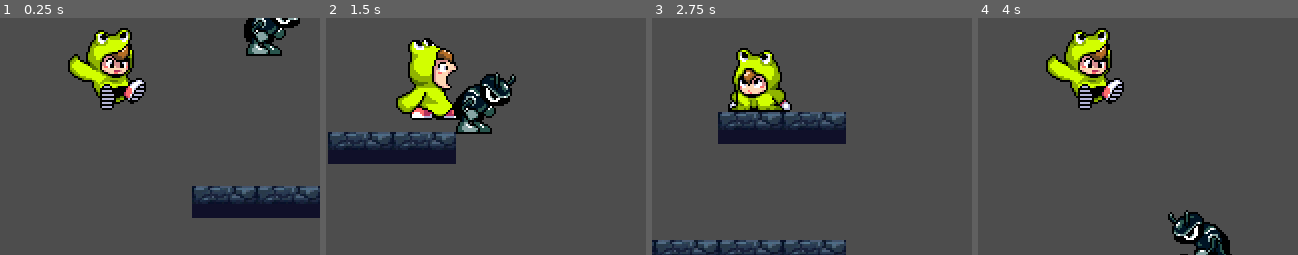
Above: before the commit, frames 1-4 (left to right).
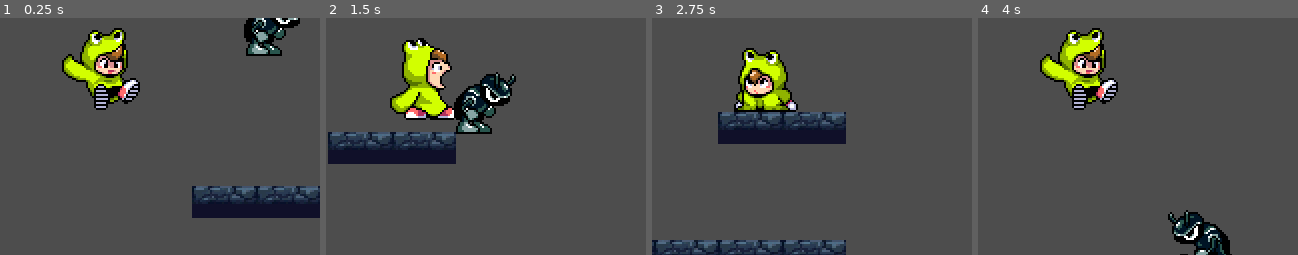
Above: after the commit, the same moments.

Repository: BlueElectric05/codename-kero
Game: Godot game, scene res://Scenes/Level/test.tscn
The game is run twice, just before and just after one commit, with the same random seed, the same clock (stepped at 60 frames per second) and the same inputs.
Inputs:
- Up to frame 1 (0.25 s): no input
- Up to frame 2 (1.5 s): hold Down (kneel) 0.53-1.28 s; hold Right (right) from 0.53 s (still down); tap A (hop) at 0.77 s; tap S (lick) at 1.35 s
- Up to frame 3 (2.75 s): tap A (hop) at 1.52 s; release Right (right) at 2.03 s; hold Left (left) from 2.03 s (still down); hold Down (kneel) from 2.03 s (still down)
- Up to frame 4 (4 s): release Left (left) at 2.78 s; release Down (kneel) at 2.78 s; hold Right (right) from 2.78 s (still down); tap S (lick) at 2.85 s; tap A (hop) at 3.02, 3.77 s; hold Down (kneel) from 3.53 s (still down)
The pictures show only the part of the screen within x 33-83%, y 42-92%; the shares and areas given below are measured in that part.

The runs differ from the first frame. In frame 1, 4.2% of the frame differs, in the area x 19-46%, y 4-39%; in frame 2, 3.6%; in frame 3, 3.3%; in frame 4, 4.2%.

Commit message:
added death animation (buggy)

Diff:
--- a/Global/global.gd
+++ b/Global/global.gd
@@ -2,4 +2,3 @@
 
 var totalscore = 0
 var life = 3
-var cur_state = 0
--- a/Scenes/Effects/Particles.tscn
+++ b/Scenes/Effects/Particles.tscn
@@ -48,3 +48,22 @@
 initial_velocity_max = 10.0
 anim_speed_min = 1.0
 anim_speed_max = 1.0
+
+[node name="dustsplode" type="CPUParticles2D" parent="." unique_id=1250378629]
+z_index = 1
+material = SubResource("CanvasItemMaterial_hvhbh")
+emitting = false
+amount = 4
+texture = ExtResource("2_4uk3o")
+one_shot = true
+speed_scale = 5.0
+explosiveness = 0.39
+use_fixed_seed = true
+seed = 3039789105
+emission_shape = 2
+emission_sphere_radius = 20.91
+gravity = Vector2(0, 0)
+initial_velocity_min = 20.0
+initial_velocity_max = 20.0
+anim_speed_min = 1.0
+anim_speed_max = 1.0
--- a/Scenes/Effects/particles.gd
+++ b/Scenes/Effects/particles.gd
@@ -3,6 +3,7 @@
 @onready var dust = $dust
 @onready var dust2 = $dust2
 @onready var charge = $charge
+@onready var dustsplode = $dustsplode
 
 func play_effect(effect_name: String, position: Vector2):
 	var effect: Node2D = null
@@ -14,6 +15,8 @@
 			effect = dust2
 		"charge":
 			effect = charge
+		"dustsplode":
+			effect = dustsplode
 
 	if effect:
 		effect.global_position = position
--- a/Scenes/Entities/Player.tscn
+++ b/Scenes/Entities/Player.tscn
@@ -162,6 +162,35 @@
 "transitions": PackedFloat32Array(1, 1),
 "update": 1,
 "values": [7, 8]
+}
+
+[sub_resource type="Animation" id="Animation_46t5s"]
+resource_name = "death"
+length = 0.550005
+step = 0.05
+tracks/0/type = "value"
+tracks/0/imported = false
+tracks/0/enabled = true
+tracks/0/path = NodePath(".:frame")
+tracks/0/interp = 1
+tracks/0/loop_wrap = true
+tracks/0/keys = {
+"times": PackedFloat32Array(0, 0.05, 0.15, 0.25, 0.3, 0.35, 0.45),
+"transitions": PackedFloat32Array(1, 1, 1, 1, 1, 1, 1),
+"update": 1,
+"values": [27, 28, 29, 30, 29, 30, 31]
+}
+tracks/1/type = "value"
+tracks/1/imported = false
+tracks/1/enabled = true
+tracks/1/path = NodePath(".:visible")
+tracks/1/interp = 1
+tracks/1/loop_wrap = true
+tracks/1/keys = {
+"times": PackedFloat32Array(0, 0.55),
+"transitions": PackedFloat32Array(1, 1),
+"update": 1,
+"values": [true, false]
 }
 
 [sub_resource type="Animation" id="Animation_km4ui"]
@@ -261,6 +290,7 @@
 &"bloated_walk": SubResource("Animation_td8ue"),
 &"charging": SubResource("Animation_0pa8p"),
 &"crouch": SubResource("Animation_ynt0t"),
+&"death": SubResource("Animation_46t5s"),
 &"fall": SubResource("Animation_km4ui"),
 &"hurt": SubResource("Animation_rsj4h"),
 &"idle": SubResource("Animation_4kc40"),
@@ -308,7 +338,7 @@
 position = Vector2(0, -24)
 texture = ExtResource("1_3kvya")
 hframes = 6
-vframes = 5
+vframes = 6
 
 [node name="CollisionStand" type="CollisionShape2D" parent="." unique_id=1436532839]
 position = Vector2(-1.75, -15)
--- a/Scenes/Entities/animation.gd
+++ b/Scenes/Entities/animation.gd
@@ -1,5 +1,5 @@
 extends Node2D
-enum State { IDLE, WALK, WALK_BLOATED, HOP, HOP_BLOATED, FALL, KNEEL, LICK, HURT }
+enum State { IDLE, WALK, WALK_BLOATED, HOP, HOP_BLOATED, FALL, KNEEL, LICK, HURT, DEATH }
 @export var player_controller: PlayerController
 @export var animplay: AnimationPlayer
 @export var sprite: Sprite2D
@@ -26,6 +26,12 @@
 	collision_stand.disabled = is_crouching
 	collision_crouch.disabled = not is_crouching
 
+	if player_controller.hp <= 0:
+		collision_stand.disabled = true
+		collision_crouch.disabled = true
+		sprite.flip_h = false
+
+
 	# --- State Machine Logic ---
 	var new_state = determine_player_state()
 	if new_state != current_state:
@@ -38,6 +44,9 @@
 		animplay.speed_scale = max(current_speed / player_controller.SPEED, 0.25)
 
 func determine_player_state() -> State:
+
+	if player_controller.hp <= 0:
+		return State.DEATH
 
 	# Hurt takes priority over everything else (lick, movement, etc.)
 	if player_controller.is_knockback and not player_controller.is_on_floor():
@@ -95,3 +104,5 @@
 			animplay.play("attack")
 		State.HURT:
 			animplay.play("hurt")
+		State.DEATH:
+			animplay.play("death")
--- a/Scenes/Entities/player.gd
+++ b/Scenes/Entities/player.gd
@@ -84,7 +84,7 @@
 	check_one_way_platforms()
 
 	# --- Code-Based Blinking Mechanism ---
-	if is_invulnerable and anim_player.current_animation != "hurt":  # Only blink if not playing a specific invulnerability animation
+	if is_invulnerable and anim_player.current_animation != "hurt" and hp > 0:  # Only blink if not playing a specific invulnerability animation
 		blink_timer += delta
 		if blink_timer >= BLINK_INTERVAL:
 			blink_timer = 0.0
@@ -185,7 +185,12 @@
 	velocity.x = lerp(velocity.x, 0.0, friction)
 
 func state_ko() -> void:
+	velocity.y = 0
 	velocity.x = lerp(velocity.x, 0.0, friction)
+	if anim_player.current_animation == "death":
+		if sprite.frame == 31:
+			Particles.play_effect("dustsplode", global_position)
+			sprite.visible = false
 
 # ==========================================
 # HELPER FUNCTIONS
@@ -194,7 +199,6 @@
 func update_state_transitions() -> void:
 	if current_state == State.KO:
 		return
-
 	if not is_on_floor():
 		current_state = State.AIR
 	elif is_kneeling:
Binary file changed: Asset/Sprites/Characters/kaeru-anim.png
